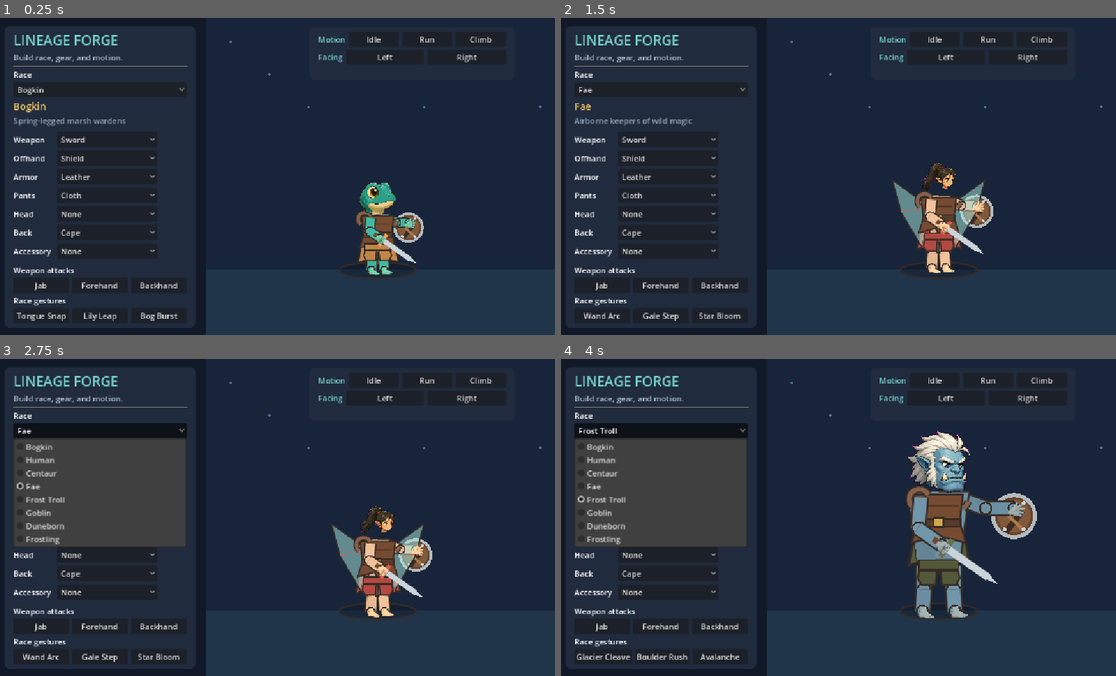
Above: before the commit, frames 1-4 (two rows, left to right).
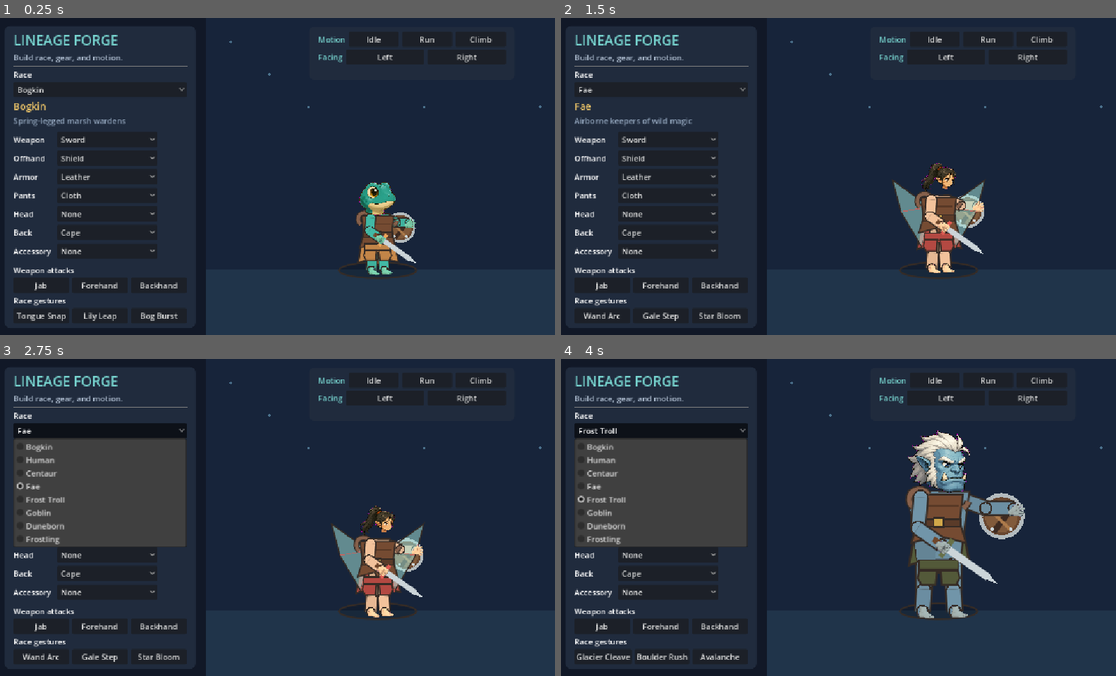
Above: after the commit, the same moments.

Repository: DibranMulder/CharacterBuilder
Game: Godot game, scene res://main.tscn
The game is run twice, just before and just after one commit, with the same random seed, the same clock (stepped at 60 frames per second) and the same inputs.
Inputs:
- Up to frame 1 (0.25 s): no input
- Up to frame 2 (1.5 s): click "Bogkin" at 0.5 s; click "Sword" at 1.25 s
- Up to frame 3 (2.75 s): click "Fae" at 2 s
- Up to frame 4 (4 s): click "Shield" at 2.75 s; click "Frost Troll" at 3.5 s

The runs differ from the first frame. In frame 1, 0.3% of the frame differs, in the area x 65-77%, y 61-71%; in frame 2, 0.4%; in frame 3, 0.4%; in frame 4, 0.9%, in the area x 63-86%, y 41-66%.

Commit message:
Refine shield shoulders and climbing pull

Diff:
--- a/src/base_anatomy_visual.gd
+++ b/src/base_anatomy_visual.gd
@@ -68,6 +68,13 @@
 	back_view = enabled
 	if part_id == "head":
 		_build_sprite()
+
+
+func set_part(p_part_id: String) -> void:
+	if part_id == p_part_id:
+		return
+	part_id = p_part_id
+	_build_sprite()
 
 
 func _build_sprite() -> void:
--- a/src/modular_character.gd
+++ b/src/modular_character.gd
@@ -48,6 +48,8 @@
 var facing: StringName = &"right"
 var _head_visual: PartVisual
 var _head_base: BaseAnatomyVisual
+var _left_hand_base: BaseAnatomyVisual
+var _right_hand_base: BaseAnatomyVisual
 
 
 func _ready() -> void:
@@ -263,8 +265,8 @@
 	_part(_bones.left_arm, "left_forearm", "limb", Vector2(15,forearm_length), skin.darkened(.04), Vector2(0,upper_arm_length), -3)
 	_part(torso, "right_arm", "limb", Vector2(16,upper_arm_length), skin, Vector2(-torso_size.x*.28,8), 3)
 	_part(_bones.right_arm, "right_forearm", "limb", Vector2(15,forearm_length), skin, Vector2(0,upper_arm_length), 3)
-	_base_sprite(_bones.left_forearm,"LeftHandSprite","hand_open",Vector2(25,23),Vector2(0,forearm_length),7,90.0)
-	_base_sprite(_bones.right_forearm,"RightHandSprite","hand_grip",Vector2(24,22),Vector2(0,forearm_length),7,90.0)
+	_left_hand_base = _base_sprite(_bones.left_forearm,"LeftHandSprite","hand_open",Vector2(25,23),Vector2(0,forearm_length),7,90.0)
+	_right_hand_base = _base_sprite(_bones.right_forearm,"RightHandSprite","hand_grip",Vector2(24,22),Vector2(0,forearm_length),7,90.0)
 	# The far-side offhand crosses behind the torso so the shield appears on the
 	# same screen-right side as the weapon while its inside remains visible.
 	_bones.left_arm.rotation_degrees = -70; _bones.left_forearm.rotation_degrees = -20
@@ -333,11 +335,11 @@
 	if visual.get_parent() != offhand_forearm:
 		visual.reparent(offhand_forearm, false)
 	if item_id == "shield":
-		# Advance along the crossed forearm just enough to expose the inside face
-		# beyond the torso's screen-right edge.
+		# Keep the face centered near the wrist so its inner edge overlaps the
+		# torso instead of floating beyond the body silhouette.
 		# Negative local X moves the shield downward in this crossed-arm pose.
 		visual.position.x = -10.0
-		visual.position.y = forearm_length + 20.0
+		visual.position.y = forearm_length + 4.0
 		visual.z_index = -1
 	else:
 		visual.position.x = 0.0
@@ -406,6 +408,8 @@
 		_head_visual.set_back_view(enabled)
 	if _head_base:
 		_head_base.set_back_view(enabled)
+	if _left_hand_base:
+		_left_hand_base.set_part("hand_grip" if enabled else "hand_open")
 
 
 func _stop_active_animation() -> void:
@@ -447,13 +451,13 @@
 	# alternating which arm is extended to the higher rung.
 	var reach_a := {
 		"torso": -3.0,
-		"left_arm": 170.0, "left_forearm": 10.0,
-		"right_arm": -145.0, "right_forearm": -25.0,
+		"left_arm": -145.0, "left_forearm": -20.0,
+		"right_arm": 108.0, "right_forearm": 59.0,
 	}
 	var reach_b := {
 		"torso": 3.0,
-		"left_arm": 145.0, "left_forearm": 25.0,
-		"right_arm": -170.0, "right_forearm": -10.0,
+		"left_arm": -108.0, "left_forearm": -59.0,
+		"right_arm": 145.0, "right_forearm": 20.0,
 	}
 	if _profile.topology == "centaur":
 		reach_a.merge({"horse_leg_0": -18.0, "horse_shin_0": 34.0, "horse_leg_1": 18.0, "horse_shin_1": -8.0, "horse_leg_2": 12.0, "horse_shin_2": -8.0, "horse_leg_3": -12.0, "horse_shin_3": 34.0})
--- a/src/part_visual.gd
+++ b/src/part_visual.gd
@@ -114,6 +114,10 @@
 			draw_colored_polygon(PackedVector2Array([pts[0],Vector2(0,0),Vector2(-size.x*.05,size.y),pts[3]]), color.darkened(.08))
 			draw_arc(Vector2(0,3),size.x*.14,0,PI,10,INK,2.0)
 		"limb":
+			# Explicit shoulder bulb: the lower half merges into the upper-arm
+			# capsule, leaving a clean half-circle at the shoulder end.
+			draw_circle(Vector2.ZERO,size.x*.64,INK)
+			draw_circle(Vector2.ZERO,size.x*.52,color.lightened(.03))
 			draw_line(Vector2.ZERO,Vector2(0,size.y),INK,size.x+4.5,true)
 			draw_line(Vector2.ZERO,Vector2(0,size.y),color,size.x,true)
 			draw_circle(Vector2(0,size.y),size.x*.53,INK)
--- a/tests/locomotion_regression.gd
+++ b/tests/locomotion_regression.gd
@@ -65,6 +65,18 @@
 			_fail("%s did not start its climb loop" % race_id)
 			return
 		avatar._active_tween.custom_step(.28)
+		var forearm_length: float = CharacterCatalog.race(race_id).arm * .48
+		var torso: Node2D = avatar._bones.torso
+		var left_pull_a := torso.to_local(avatar._bones.left_forearm.to_global(Vector2(0,forearm_length)))
+		var right_pull_a := torso.to_local(avatar._bones.right_forearm.to_global(Vector2(0,forearm_length)))
+		avatar._active_tween.custom_step(.28)
+		var left_pull_b := torso.to_local(avatar._bones.left_forearm.to_global(Vector2(0,forearm_length)))
+		var right_pull_b := torso.to_local(avatar._bones.right_forearm.to_global(Vector2(0,forearm_length)))
+		var left_pull_delta := left_pull_b.y-left_pull_a.y
+		var right_pull_delta := right_pull_b.y-right_pull_a.y
+		if absf(left_pull_delta) < 5.0 or absf(right_pull_delta) < 5.0 or left_pull_delta*right_pull_delta >= 0.0:
+			_fail("%s climb loop must alternate two meaningful opposing arm pulls" % race_id)
+			return
 		if not avatar._head_visual.back_view:
 			_fail("%s climb loop did not switch to the rear view" % race_id)
 			return
--- a/tests/weapon_rig_regression.gd
+++ b/tests/weapon_rig_regression.gd
@@ -16,6 +16,7 @@
 		"offhand": "shield",
 	})
 	await process_frame
+	var profile := CharacterCatalog.race("bogkin")
 
 	var right_arm: Node2D = avatar.get_node("Rig/Hip/torso/right_arm")
 	var right_forearm: Node2D = right_arm.get_node("right_forearm")
@@ -46,6 +47,10 @@
 		_fail("weapon must render on the screen-right hand")
 	if shield.global_position.x <= avatar.global_position.x:
 		_fail("cross-body shield must render on the same screen-right side as the weapon")
+	var shield_center := shield.to_global(Vector2(0,-20))
+	var maximum_shield_offset: float = profile.torso.x * profile.scale
+	if absf(shield_center.x - torso.global_position.x) > maximum_shield_offset:
+		_fail("shield face must overlap the torso silhouette instead of floating away from the body")
 	if shield.z_index >= 0:
 		_fail("shield must remain behind the far-side forearm and torso")
 	if shoulder_position.distance_to(sword_tip) <= shoulder_position.distance_to(hand_position):
@@ -66,7 +71,6 @@
 	var windup_hand := weapon.global_position
 	var windup_tip := weapon.to_global(weapon.reach_endpoint())
 	var head: Node2D = avatar.get_node("Rig/Hip/torso/head")
-	var profile := CharacterCatalog.race("bogkin")
 	var face_left_x: float = head.global_position.x - profile.head.x * 0.5 * profile.scale
 	if windup_tip.x >= face_left_x:
 		_fail("forehand reach-back must carry the weapon beyond the screen-left side of the face")
